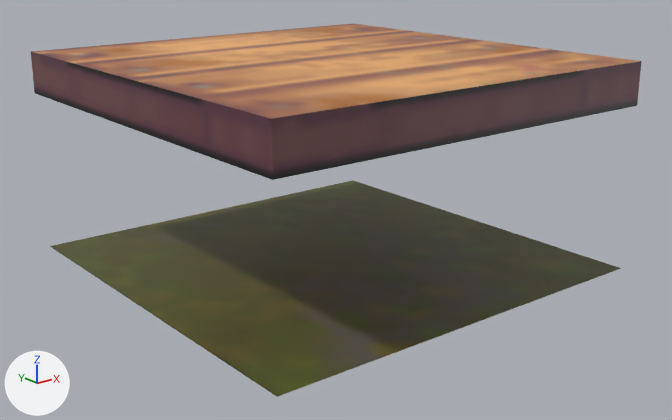
What one commit did to the COLLADA model gfx/OBJS/deck.dae.
Camera for both pictures: a camera (50 mm lens) standing at (-2.65, -3.4, 1.6) and looking at (0.0, -0.08, 0.28). Every picture has the same lights, and +X, +Y and +Z are marked at lower left.

The first picture shows 'deck'.
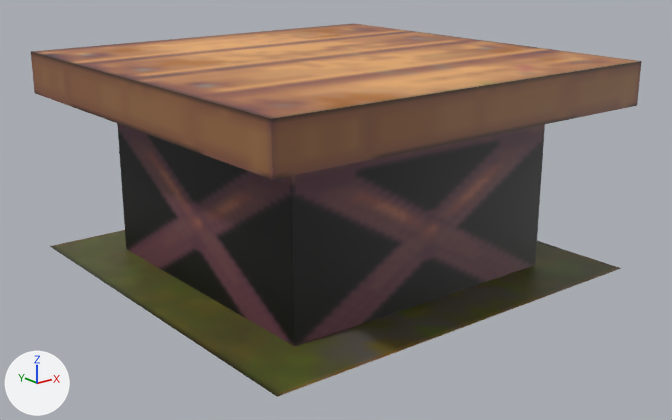
Boxes [x1, y1, x2, y2] around the edits, measured in the pictures (672 x 420 px):
part 1 of me_cube_004, added
    after: [117, 123, 545, 346]
part 2 of me_cube_004, surface changed
    both: [31, 52, 641, 180]

What the commit changed:
me_cube_004 is used by ob_deck; location (0.0, 0.0, 0.0).
Verts and faces of me_cube_004; kept vertices keep their numbers, new ones are numbered from 12.
me_cube_004 had 12 vertices, 12 faces and spanned x -1.0..1.0, y -1.0..1.0, z 0.02..1.0.
me_cube_004 now has 20 vertices, 20 faces and spans x -1.0..1.0, y -1.0..1.0, z 0.0..1.0.
Part 1, on me_cube_004:
New vertex 12 is at (-0.72, 0.72, 0.8).
New vertex 13 is at (-0.72, -0.72, 0.8).
New vertex 14 is at (-0.72, -0.72, 0.0).
New vertex 15 is at (-0.72, 0.72, 0.0).
New vertices 16 to 19 stand at vertices 12 to 15, in that order, plus (1.44, 0.0, 0.0).
New faces: (12, 14, 13), (16, 17, 19), (12, 16, 15), (13, 18, 17), (12, 15, 14), (17, 18, 19).
New faces: (15, 16, 19), (13, 14, 18).
me_cube_004 part 2: 8 kept faces spanning x -1.0..1.0, y -1.0..1.0, z 0.8..1.0 get new texture (UV) coordinates.
